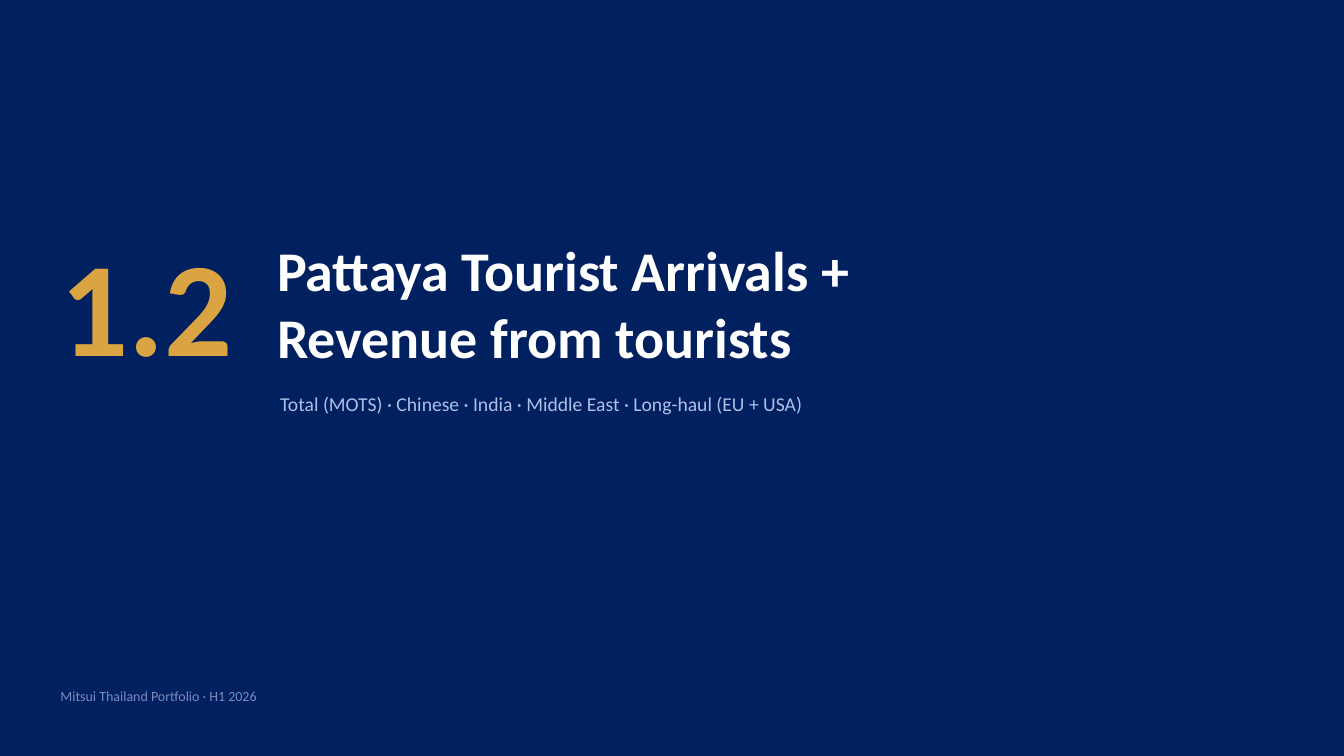
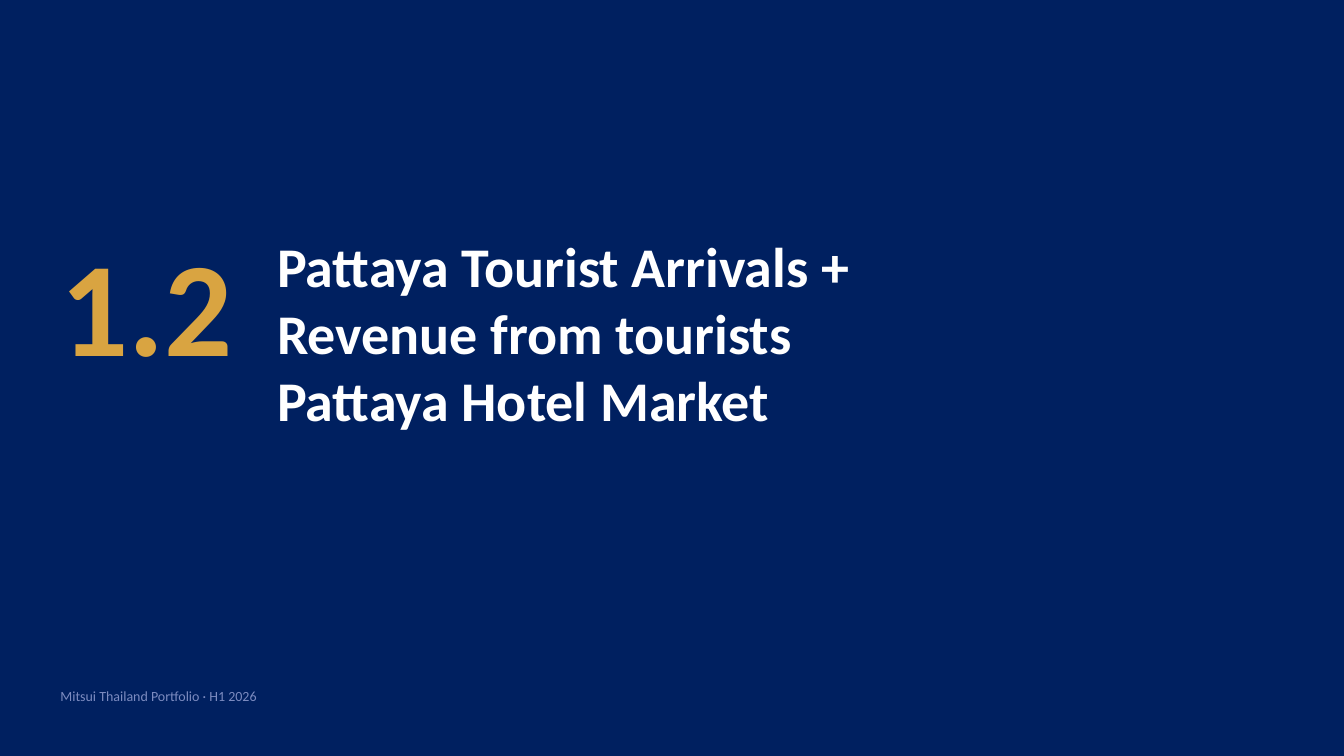
Before and after one commit to Chavin2543/mae-workspace, a slide deck: slide 15 of output/Portfolio_Performance_Report_H1-2026.pptx (slide 12 before the commit). Drawn at 1344x756 pixels with LibreOffice and Linux fonts; fonts in the diff are those of the drawing. Boxes give left, top, right and bottom in pixels: in the first picture for what was removed or moved away, otherwise in the second. Text is boxed around its words. In the diff, an @@ line names an element or a change of style, - is before the commit and + after.

```diff
--- a/output/Portfolio_Performance_Report_H1-2026.pptx
+++ b/output/Portfolio_Performance_Report_H1-2026.pptx
@@ text at bbox=[277, 381, 769, 430]: paragraph added @@
+Pattaya Hotel Market
@@ text removed at bbox=[280, 397, 802, 415] @@
-Total (MOTS) · Chinese · India · Middle East · Long-haul (EU + USA)
```
Also in this commit, not shown: 5 other slides changed, 3 slides added.
